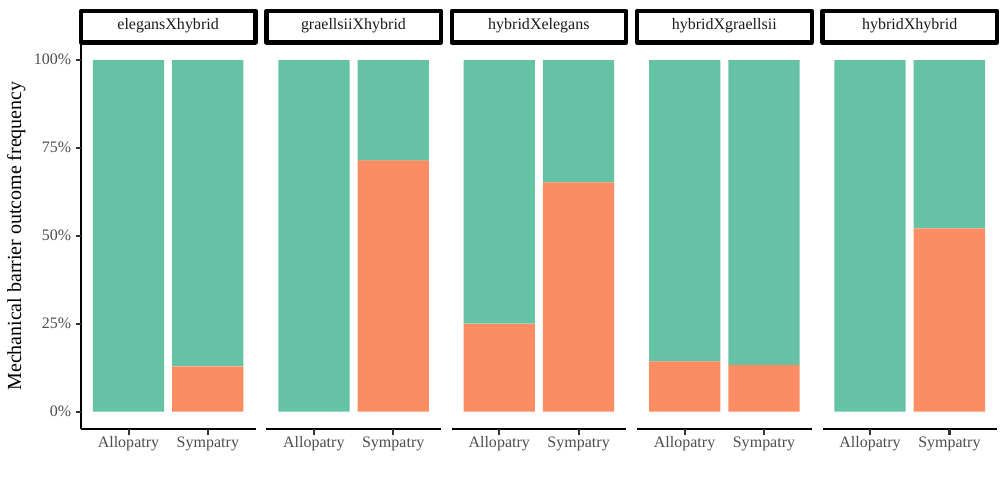
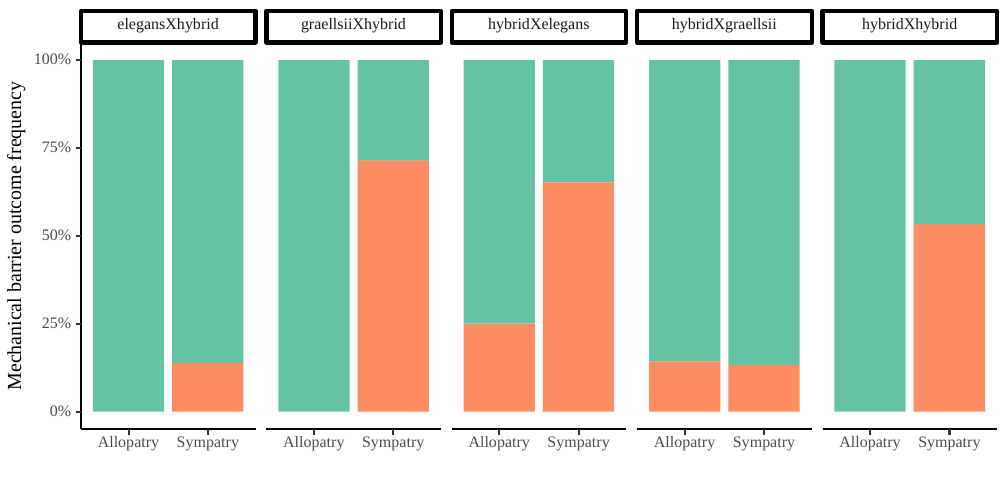
Before and after one commit to LuisRodrigoArce-Valdes/Ischnura_Reinforcement, a slide deck: slide 1 of 02_Regions/01_Absolutes/figures/02_Postzygotics.pptx. Drawn at 1008x493 pixels with LibreOffice and Linux fonts; fonts in the diff are those of the drawing. Boxes give left, top, right and bottom in pixels: in the first picture for what was removed or moved away, otherwise in the second. Text is boxed around its words. In the diff, an @@ line names an element or a change of style, - is before the commit and + after.

```diff
--- a/02_Regions/01_Absolutes/figures/02_Postzygotics.pptx
+++ b/02_Regions/01_Absolutes/figures/02_Postzygotics.pptx
@@ rectangle: place and size @@
-rectangle at box(913, 60, 985, 229)
+rectangle at box(913, 60, 985, 224)
@@ rectangle: place and size @@
-rectangle at box(913, 229, 985, 411)
+rectangle at box(913, 224, 985, 411)
@@ rectangle: place and size @@
-rectangle at box(173, 367, 244, 413)
+rectangle at box(173, 362, 244, 411)
```
Also in this commit, not shown: 3 other slides changed, 46 other files.
